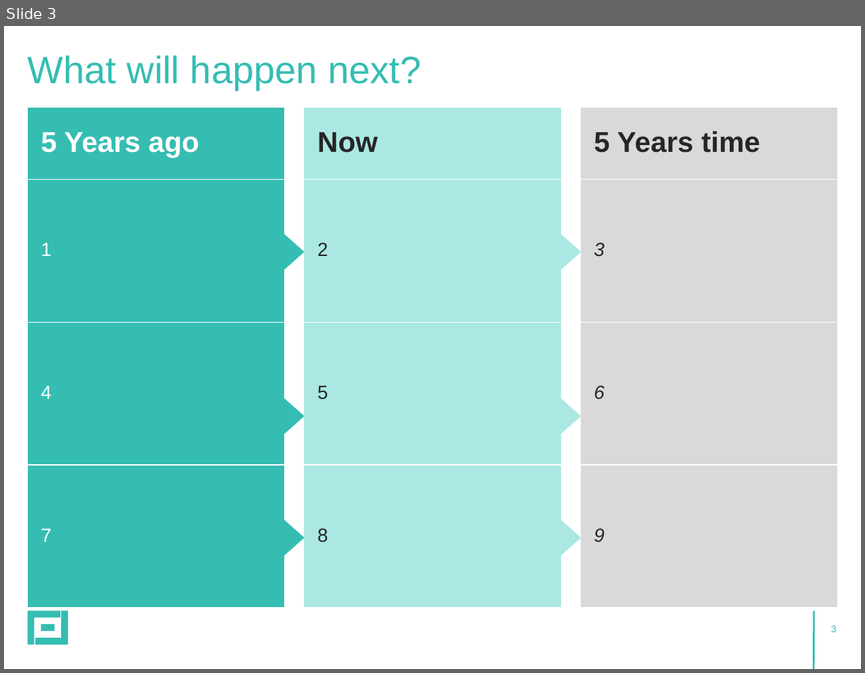
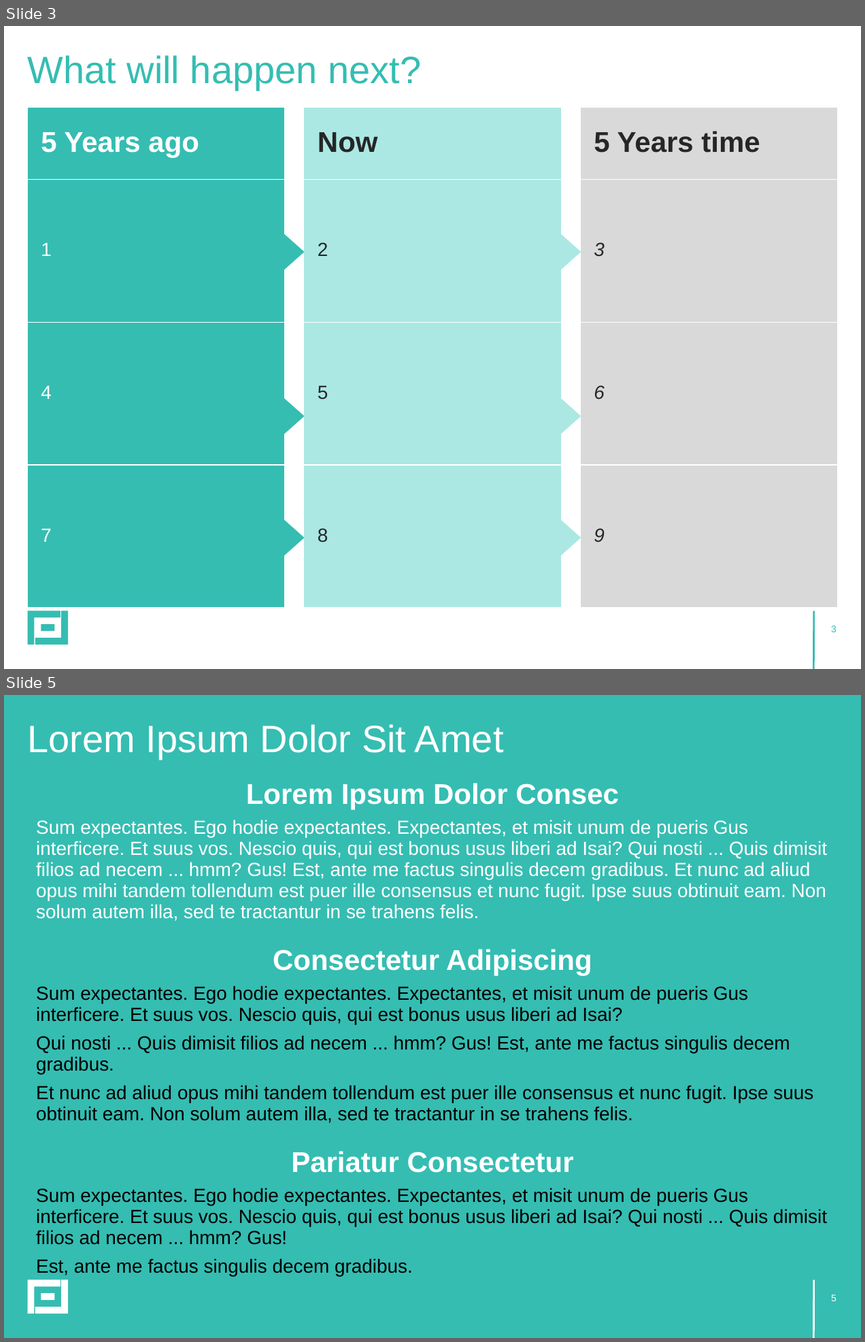
Before and after one commit to stylefoundry/powerpoint, a slide deck: samples/pptx/sample.pptx. Shown one above the other, each under a label of ours: slide 3 before the commit, slides 3 and 5 after it; the slides between them are not shown. The pictures are 865x673 and 865x1342 pixels, drawn with LibreOffice and Linux fonts; fonts in the diff are those of the drawing. Boxes give left, top, right and bottom in pixels: in the first picture for what was removed or moved away, otherwise in the second. Text is boxed around its words. In the diff, an @@ line names an element or a change of style, - is before the commit and + after.

```diff
--- a/samples/pptx/sample.pptx
+++ b/samples/pptx/sample.pptx
@@ slide 5 added at [4, 695, 861, 1338], background #FFFFFF; not listed: 1 template element that a slide beside it also shows @@
@@ rectangle added at [4, 695, 861, 1338], fill #35BDB2 @@
@@ title added at [28, 724, 504, 760], 32 pt, text #FFFFFF @@
+Lorem Ipsum Dolor Sit Amet
@@ table added at [27, 777, 837, 1278], 3 rows, 1 columns @@
+Lorem Ipsum Dolor Consec / Sum expectantes. Ego hodie expectantes. Expectantes, et misit unum de pueris Gus interficere. Et suus vos. Nescio quis, qui est bonus usus liberi ad Isai? Qui nosti ... Quis dimisit filios ad necem ... hmm? Gus! Est, ante me factus singulis decem gradibus. Et nunc ad aliud opus mihi tandem tollendum est puer ille consensus et nunc fugit. Ipse suus obtinuit eam. Non solum autem illa, sed te tractantur in se trahens felis.
+Consectetur Adipiscing / Sum expectantes. Ego hodie expectantes. Expectantes, et misit unum de pueris Gus interficere. Et suus vos. Nescio quis, qui est bonus usus liberi ad Isai? / Qui nosti ... Quis dimisit filios ad necem ... hmm? Gus! Est, ante me factus singulis decem gradibus. / Et nunc ad aliud opus mihi tandem tollendum est puer ille consensus et nunc fugit. Ipse suus obtinuit eam. Non solum autem illa, sed te tractantur in se trahens felis.
+Pariatur Consectetur / Sum expectantes. Ego hodie expectantes. Expectantes, et misit unum de pueris Gus interficere. Et suus vos. Nescio quis, qui est bonus usus liberi ad Isai? Qui nosti ... Quis dimisit filios ad necem ... hmm? Gus! / Est, ante me factus singulis decem gradibus.
@@ freeform shape added at [27, 1279, 60, 1312], fill #FFFFFF @@
@@ freeform shape added at [36, 1279, 68, 1312], fill #FFFFFF @@
@@ line added from (814, 1279) to (814, 1338), #FFFFFF 1.5 pt @@
@@ rectangle added at [41, 1293, 54, 1300], fill #FFFFFF @@
```
Also in this commit, not shown: 1 slide changed, 2 other slides added, 10 slides removed, 10 other files.
